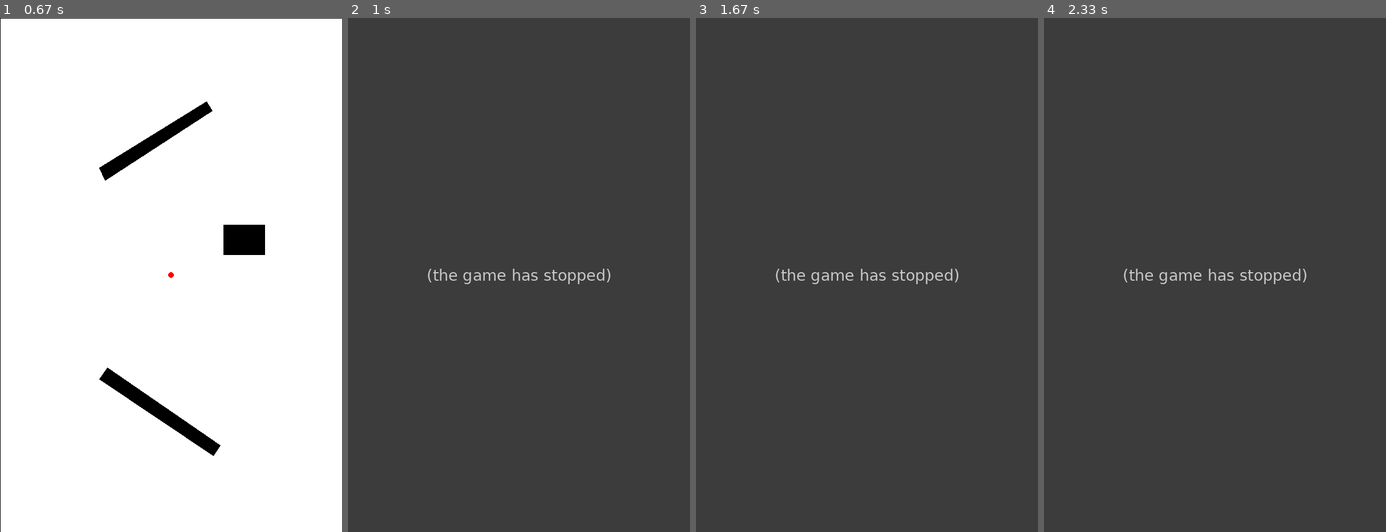
Above: before the commit, frames 1-4 (left to right).
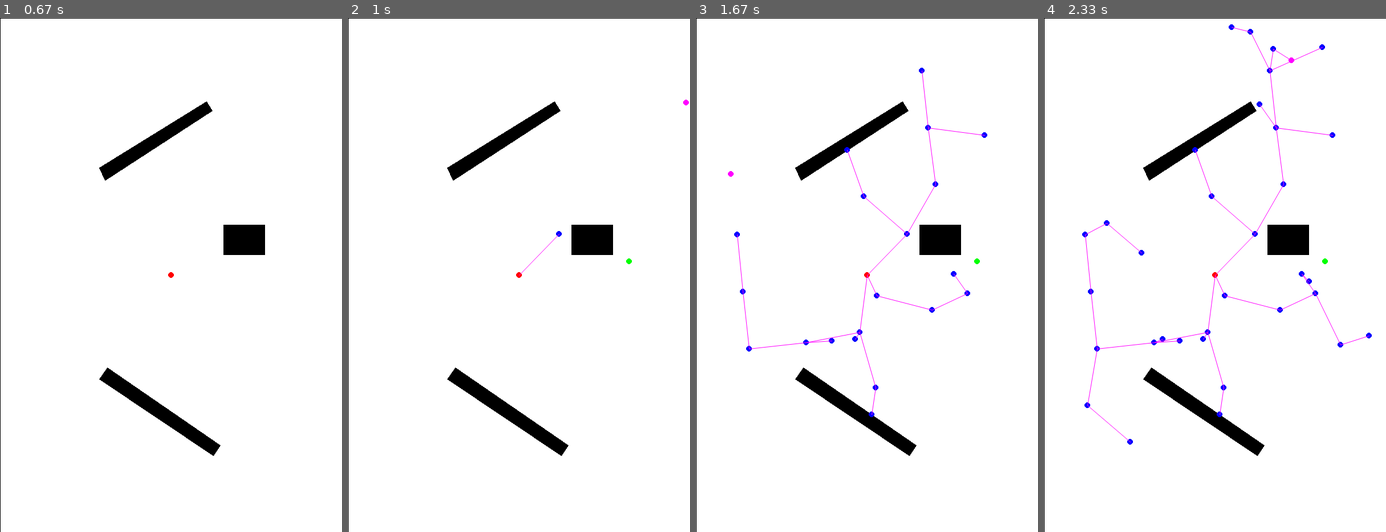
Above: after the commit, the same moments.

Repository: MarkT5/control_KUKA
Game: pygame game, started from path.py
Two runs of this game, one before a commit and one after it. Both use one fixed random seed, a clock stepped at 60 frames per second and the inputs below.
Inputs (mouse positions are in pixels of both pictures, inside the frame that each line leads up to):
- Up to frame 1 (0.67 s): click (171, 275) at 0.43 s
- Up to frame 2 (1 s): click (628, 259) at 0.8 s
- Up to frame 3 (1.67 s): hold D 1.07-1.53 s; click (867, 310) at 1.15 s
- Up to frame 4 (2.33 s): hold A from 2.07 s (still down)

Frame 1 is identical in both runs. In frame 2, 100% of the frame differs, in the area x 0-100%, y 0-100%; in frame 3, 100%; in frame 4, 100%.
Error before the commit: IndexError: index 238609732 is out of bounds for axis 1 with size 901 (RRT.py line 63); the game stopped at 0.9 s (later frames are placeholders)

Commit message:
18.11.2022 (2)

Diff:
--- a/RRT.py
+++ b/RRT.py
@@ -13,7 +13,6 @@
         self.bool_map = None
         self.map_height = None
         self.map_width = None
-        self.closest_node = None
         self.edges = []
         self.node_num = 0
         self.edge_num = 0
@@ -28,7 +27,7 @@
         self.growth_factor = 100
         self.e = 5
         self.end_dist = 100
-        self.rrt_star_rad = 20
+        self.rrt_star_rad = 30
 
     def start(self):
         if not self.start_point.any():
@@ -43,16 +42,13 @@
         self.node_num = 1
         map_shape = self.bool_map.shape
         self.map_shape = (map_shape - np.ones(len(map_shape))).astype(np.uint32)
-        print(self.map_shape)
 
     def find_closest(self, point):
         nodes_tree = scipy.spatial.cKDTree(self.nodes)
         return nodes_tree.query(point)
 
     def check_obstacle(self, point1, point2):
-        point1 = np.array(point1)
-        point2 = np.array(point2)
-        shift_vector = point2 - point1
+        shift_vector = (point2 - point1).astype(np.int32)
         iters = sum(abs(shift_vector))
         shift_vector = shift_vector / iters
         all_shift = shift_vector
@@ -72,9 +68,10 @@
     def step(self):
         node = self.nodes[self.node_num - 1]
         dist = np.linalg.norm(node - self.end_point)
+        self.force_random = 1
         if self.force_random:
             self.add_random()
-            self.force_random -= 1
+            #self.force_random -= 1
         elif dist < self.end_dist and self.force_random == 0:
             self.add_near_end()
             if self.stuck > 10:
@@ -83,22 +80,48 @@
         else:
             self.add_random()
 
-    def iter_node_map(self):
-        pass
+
+
+####### slow ##############
+    def iter_node_map(self, node, curr_dim, pos):
+        iter = node[0]
+        mi = max(0, iter-self.rrt_star_rad)
+        ma = min(iter+self.rrt_star_rad, self.map_shape[curr_dim])
+
+        if node.shape[0] > 1:
+            node = node[1:]
+            curr_dim+=1
+            for i in range(mi, ma):
+                pos[curr_dim-1] = i
+                self.iter_node_map(node, curr_dim, pos)
+        else:
+            for i in range(mi, ma):
+                if self.node_map[(*pos, i)] != 0:
+                    self.node_neighbours.append(self.node_map[(*pos, i)])
+
     def check_node_region(self, new_node):
-        for i in range(new_node.shape):
-            pass
+        self.node_neighbours = []
+        curr_dim = 0
+        pos = [0]*(new_node.shape[0]-1)
+        self.iter_node_map(new_node, curr_dim, pos)
+        return self.node_neighbours
+############################################################
+
+
 
     def add_node_to_closest(self, new_node):
-        self.closest_node = self.find_closest(new_node)
-        node, dist = self.check_obstacle(self.nodes[self.closest_node[1]], new_node)
+
+        closest_node = self.find_closest(new_node)
+        node, dist = self.check_obstacle(self.nodes[closest_node[1]], new_node)
         if node.any():
-            self.edges.append([self.node_num, self.closest_node[1]])
+            neighbors = self.check_node_region(new_node)
+            print(neighbors)
+            self.edges.append([self.node_num, closest_node[1]])
             self.nodes = np.append(self.nodes, [node], axis=0).astype(np.uint32)
             self.edge_num += 1
-            self.graph[self.node_num] = [self.closest_node[1], [], dist+self.graph[self.closest_node[1]][2]]
+            self.graph[self.node_num] = [closest_node[1], [], dist+self.graph[closest_node[1]][2]]
             self.node_map[tuple(node)] = self.node_num
-            self.graph[self.closest_node[1]][1].append(self.node_num)
+            self.graph[closest_node[1]][1].append(self.node_num)
             self.node_num += 1
             return node
         else:
@@ -107,8 +130,8 @@
 
 
     def add_random(self):
-        random_point = (np.random.rand(2)*self.map_shape).astype(np.uint32)
-        print(random_point)
+        random_point = (np.random.rand(len(self.map_shape))*self.map_shape).astype(np.uint32)
+        self.random_point = random_point
         self.add_node_to_closest(random_point)
 
     def add_near_end(self):
--- a/path.py
+++ b/path.py
@@ -113,7 +113,8 @@
             pg.draw.circle(self.screen, (255, 0, 0), list(map(lambda x: x * self.disp_scale, self.start_point)), 5)
             for i in self.rrt.edges:
                 pg.draw.aaline(self.screen, (255, 0, 255), list(map(lambda x: x * self.disp_scale, self.rrt.nodes[i[0]])), list(map(lambda x: x * self.disp_scale, self.rrt.nodes[i[1]])))
-
+            pg.draw.circle(self.screen, (255, 0, 255), list(map(lambda x: x * self.disp_scale, self.rrt.random_point)),
+                           5)
             if self.rrt.dist_reached:
                 self.rrt.get_path()
                 pg.draw.lines(self.screen, (255, 0, 0), False, [[*i] for i in list(map(lambda x: x * self.disp_scale, self.rrt.path))], 5)
